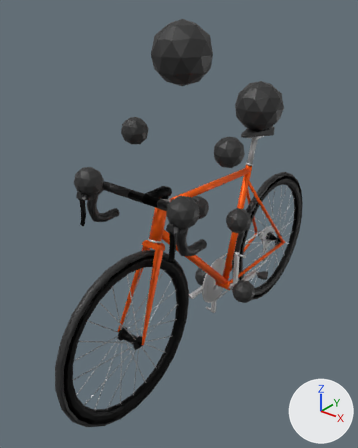
The COLLADA model BeamNG.drive__mods__unpacked/sir_velo/vehicles/sir_velo/velo.dae as it was, and as the next commit left it.
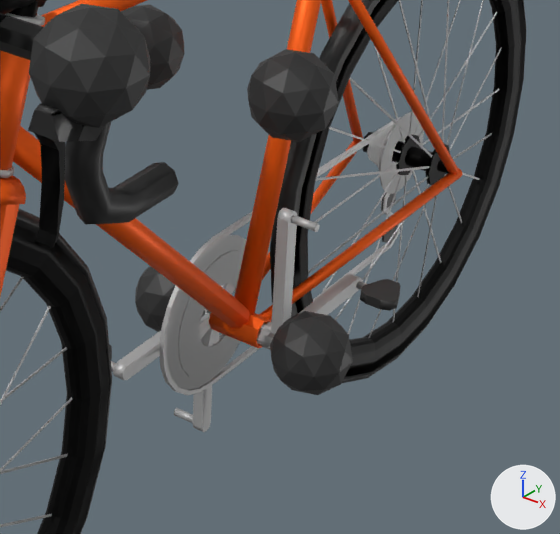
There are two pictures of each version: one whole from a camera (50 mm lens) standing at (1.007, -1.976, 1.45) and looking at (-0.086, -0.61, 0.603), one close up on the part from 44% to 87% of the width and 43% to 76% of the height. Lighting does not change. The marker at lower right points along +X, +Y and +Z. Where no turn or scale is listed for an object, it has been applied to the vertices.

The older version as bpy lines, for what is in view:
```python
me_cube = bpy.data.meshes.new('Cube')
me_cube.from_pydata(...)  # 1671 vertices, 3254 faces; spans x -0.067..0.067, y -0.327..0.327, z -0.327..0.327
# faces by material slot: [777, 2266, 211]
me_cube.materials.append(mat_aluminium_black)  # black #000000
me_cube.materials.append(mat_clear_aluminium)  # grey #bcbcbc
me_cube.materials.append(mat_rubber)  # black #2a2a2a
me_cube_001 = bpy.data.meshes.new('Cube.001')
me_cube_001.from_pydata(...)  # 1671 vertices, 3254 faces; spans x -0.067..0.067, y -0.327..0.327, z 0.0..0.654
# faces by material slot: [777, 2266, 211]
me_cube_001.materials.append(mat_aluminium_black)  # black #000000
me_cube_001.materials.append(mat_clear_aluminium)  # grey #bcbcbc
me_cube_001.materials.append(mat_rubber)  # black #2a2a2a
me_icosphere_004 = bpy.data.meshes.new('Icosphere.004')
me_icosphere_004.from_pydata(...)  # 444 vertices, 848 faces; spans x -0.248..0.248, y -1.0..-0.1, z 0.207..1.353
me_icosphere_004.materials.append(mat_rubber)  # black #2a2a2a
ob_dummy = bpy.data.objects.new('Dummy', me_icosphere_004)
ob_dummy.location = (0.0, 0.0, 0.0)
ob_wheel_rear_pivot_hub = bpy.data.objects.new('Wheel_Rear_Pivot_Hub', me_cube)
ob_wheel_rear_pivot_hub.location = (0.0, 0.0, 0.327)
ob_wheel_rear_pivot_origin = bpy.data.objects.new('Wheel_Rear_Pivot_Origin', me_cube_001)
ob_wheel_rear_pivot_origin.location = (0.0, 0.0, 0.0)
# also in view: 'Cockpit_Pivot_ST' at (0.0, -0.887, 0.584); 'Wheel_Front_Pivot_Hub' at (0.0, -0.991, 0.327); 'Crankset_Pivot_Origin' at (0.003, -0.398, 0.257); 'Crankset_Pivot_BB' at (0.003, -0.398, 0.257); 'Wheel_Front_Pivot_Origin' at (0.0, -0.991, 0.327)
```
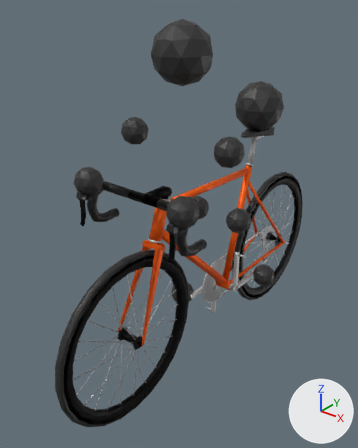
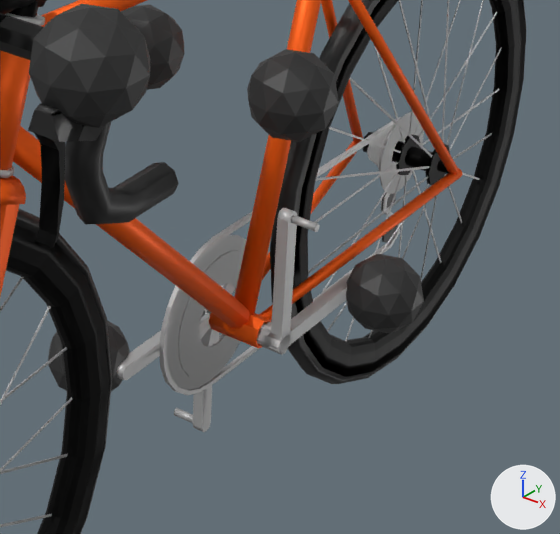
Commit message: dummy geom updated

Boxes [x1, y1, x2, y2] around the edits, measured in the close-ups (560 x 534 px; the box of a moved part takes in the faces that stretch with it):
'Dummy', reshaped: before [29, 4, 353, 395]; after [29, 4, 424, 391]
part 1 of me_icosphere_004, moved or reshaped: before [270, 311, 353, 395]; after [346, 254, 424, 333]
part 2 of me_icosphere_004, moved or reshaped: before [135, 266, 175, 332]; after [48, 321, 130, 391]

What changed in the scene script:
```text
Change me_icosphere_004:
    where me_icosphere_004.from_pydata(...)  # 444 vertices, 848 faces; spans x -0.248..0.248, y -1.0..-0.1, z 0.207..1.353
    used by ob_dummy; location = (0.0, 0.0, 0.0)
    me_icosphere_004 part 1: the loose piece of 42 vertices spanning x 0.052..0.148, y -0.448..-0.348, z 0.207..0.307 is moved by (0.0, 0.17, 0.0)
    me_icosphere_004 part 2: the loose piece of 42 vertices spanning x -0.148..-0.052, y -0.448..-0.348, z 0.207..0.307 is moved by (0.0, -0.17, 0.0)
```
